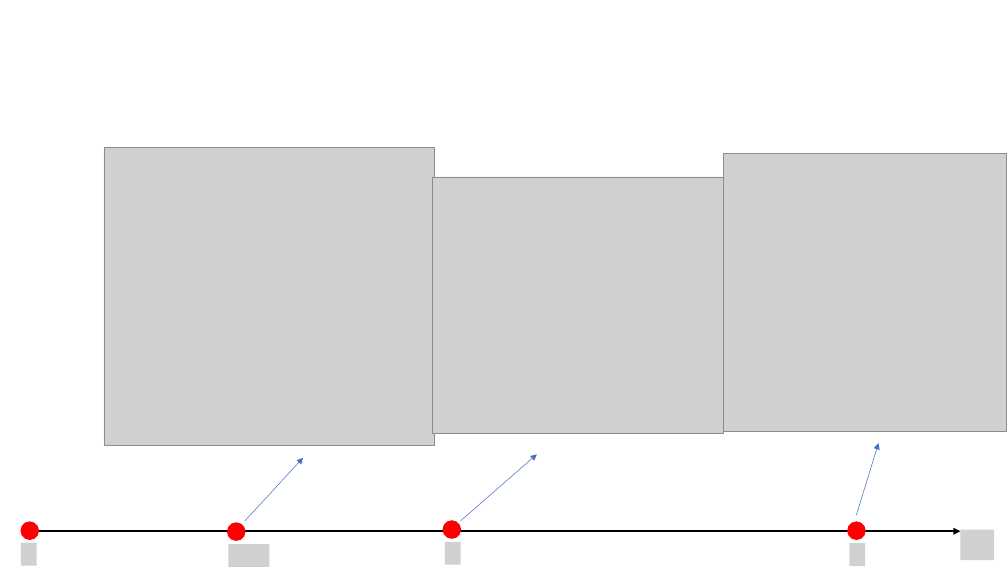
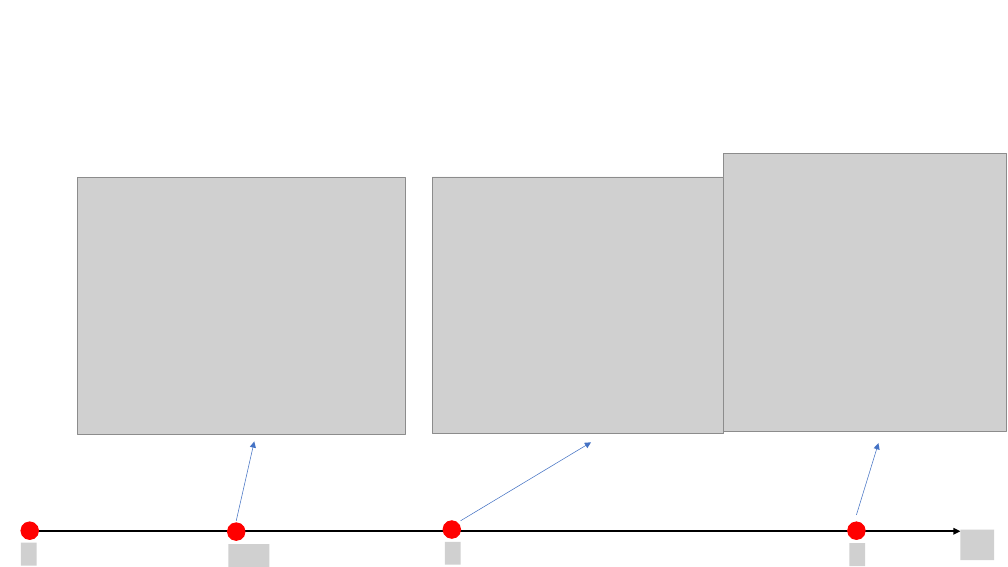
Before and after one commit to QuantumLiquids/SSH-Hubbard, a slide deck: slide 11 of note/SSH-Hubbard-Note6.pptx (slide 8 before the commit). Drawn at 1008x567 pixels with LibreOffice and Linux fonts; fonts in the diff are those of the drawing; grey boxes stand for pictures. Boxes give left, top, right and bottom in pixels: in the first picture for what was removed or moved away, otherwise in the second. Text is boxed around its words. In the diff, an @@ line names an element or a change of style, - is before the commit and + after.

```diff
--- a/note/SSH-Hubbard-Note6.pptx
+++ b/note/SSH-Hubbard-Note6.pptx
@@ picture: place and size @@
-picture at (104,147,435,445)
+picture at (77,178,405,435)
@@ arrow moved from (245, 521) - (303, 458) to (236, 521) - (254, 442) @@
@@ arrow moved from (461, 521) - (537, 454) to (461, 521) - (591, 442) @@
```
Also in this commit, not shown: 1 other slide changed, 4 slides added, 2 slides removed, 20 other files.
